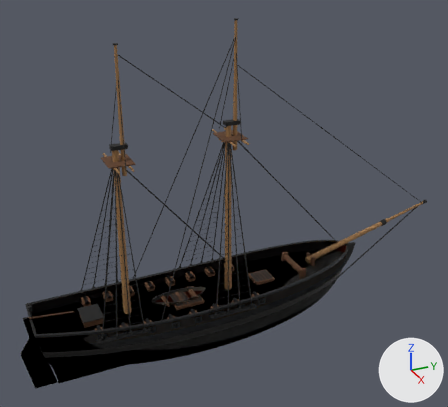
The glTF model assets/ships/brig/brig.glb as it was, and as the next commit left it.
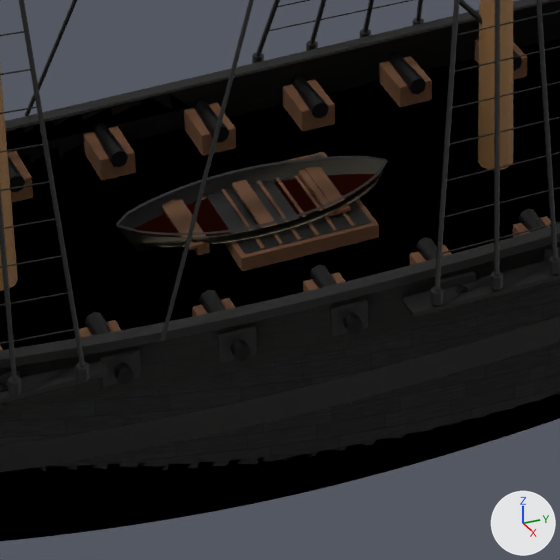
The first picture shows the older version from a camera (50 mm lens) standing at (35.8, -11.6, 26.5) and looking at (-0.4, 4.6, 8.4). The close-ups show the older and then the newer version on the part from 29% to 54% of the width and 63% to 91% of the height of that picture. Only the edits that show in the close-ups are written down. The axes (+X, +Y, +Z) are drawn at lower right. The lights are the same throughout. Vertices at exactly the same position are counted once.

In view in the first close-up: 'hull'.
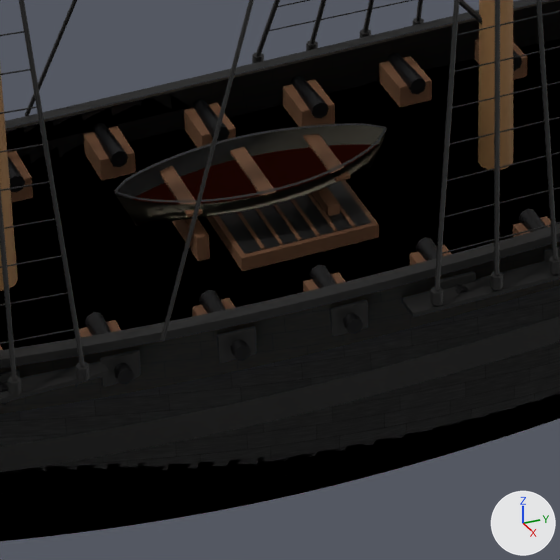
Boxes (x1, y1, x2, y2) around the edits, measured in the close-ups (560 x 560 px; the box of a moved part takes in the faces that stretch with it):
```json
{"part": 1, "of": "me_hull", "change": "moved or reshaped", "before": [118, 166, 386, 252], "after": [116, 132, 387, 226]}
{"part": 2, "of": "me_hull", "change": "moved or reshaped", "before": [116, 158, 385, 232], "after": [114, 125, 385, 199]}
{"part": 3, "of": "me_hull", "change": "moved or reshaped", "before": [131, 174, 380, 237], "after": [132, 144, 377, 204]}
{"part": 4, "of": "me_hull", "change": "moved or reshaped", "before": [305, 167, 351, 214], "after": [303, 134, 350, 182]}
{"part": 5, "of": "me_hull", "change": "moved or reshaped", "before": [232, 180, 277, 228], "after": [230, 147, 276, 196]}
{"part": 6, "of": "me_hull", "change": "moved or reshaped", "before": [162, 199, 204, 250], "after": [160, 166, 203, 217]}
{"part": 7, "of": "me_hull", "change": "moved or reshaped", "before": [298, 169, 340, 217], "after": [312, 187, 340, 216]}
{"part": 8, "of": "me_hull", "change": "moved or reshaped", "before": [175, 199, 210, 255], "after": [172, 218, 210, 261]}
{"part": 9, "of": "me_hull", "change": "moved or reshaped", "before": [117, 161, 388, 235], "after": [115, 128, 387, 203]}
{"part": 10, "of": "me_hull", "change": "moved or reshaped", "before": [116, 156, 387, 225], "after": [114, 123, 387, 192]}
```

Scene script edits in JSON lines:
```json
{"block": "me_hull", "where": "me_hull.from_pydata(...)  # 7612 vertices, 13028 faces; spans x -3.6..3.6, y -10.2..22.8, z -2.7..20.9"}
{"block": "me_hull", "where": "# used by ob_hull; location = (0.0, 0.0, 0.0)"}
{"block": "me_hull", "change": "me_hull part 1: the loose piece of 108 vertices spanning x 0.0..0.8, y -1.1..3.0, z 1.5..2.1 is moved by (0.0, 0.0, 0.5)"}
{"block": "me_hull", "change": "me_hull part 2: the loose piece of 108 vertices spanning x -0.8..0.0, y -1.1..3.0, z 1.5..2.1 is moved by (0.0, 0.0, 0.5)"}
{"block": "me_hull", "change": "me_hull part 3: the loose piece of 36 vertices spanning x -0.6..0.6, y -1.0..2.9, z 1.8..1.9 is moved by (0.0, 0.0, 0.5)"}
{"block": "me_hull", "change": "me_hull part 4: the loose piece of 8 vertices spanning x -0.7..0.7, y 2.0..2.2, z 1.9 is moved by (0.0, 0.0, 0.6)"}
{"block": "me_hull", "change": "me_hull part 5: the loose piece of 8 vertices spanning x -0.7..0.7, y 0.8..1.1, z 1.9 is moved by (0.0, 0.0, 0.6)"}
{"block": "me_hull", "change": "me_hull part 6: the loose piece of 8 vertices spanning x -0.7..0.7, y -0.3..-0.1, z 1.9 is moved by (0.0, 0.0, 0.6)"}
{"block": "me_hull", "change": "me_hull part 7: the loose piece of 8 vertices spanning x -0.6..0.6, y 1.9..2.0, z 1.7..1.9 is scaled about its middle by (0.991, 1, 2.43), then moved by (0.0, 0.0, -0.1)"}
{"block": "me_hull", "change": "me_hull part 8: the loose piece of 8 vertices spanning x -0.6..0.6, y -0.1..0.1, z 1.7..1.9 is scaled about its middle by (0.991, 1, 2.44), then moved by (0.0, 0.0, -0.1)"}
{"block": "me_hull", "change": "me_hull part 9: the loose piece of 36 vertices spanning x 0.0..0.8, y -1.1..3.0, z 2.1 is moved by (0.0, 0.0, 0.6)"}
{"block": "me_hull", "change": "me_hull part 10: the loose piece of 36 vertices spanning x -0.8..0.0, y -1.1..3.0, z 2.1 is moved by (0.0, 0.0, 0.6)"}
```
